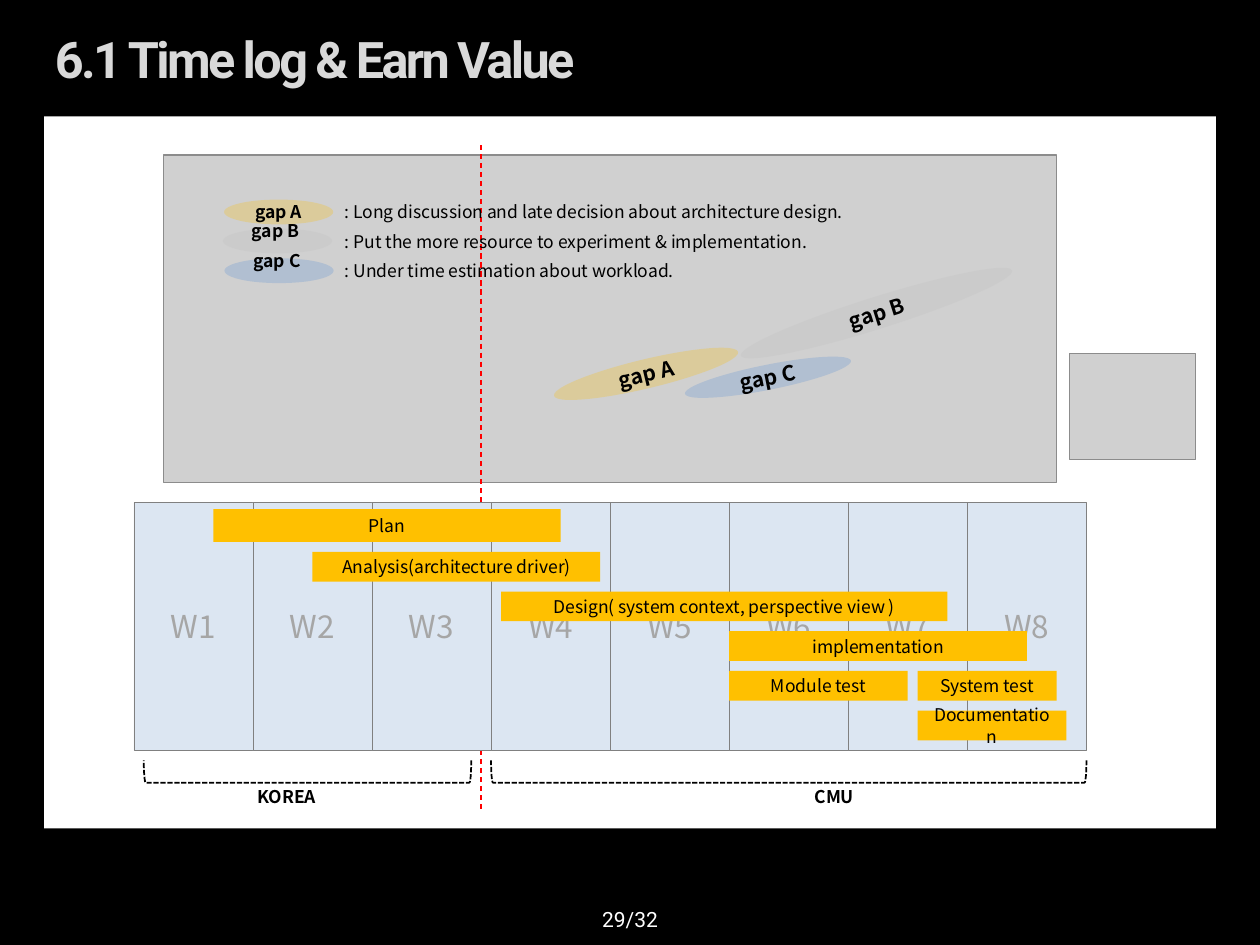
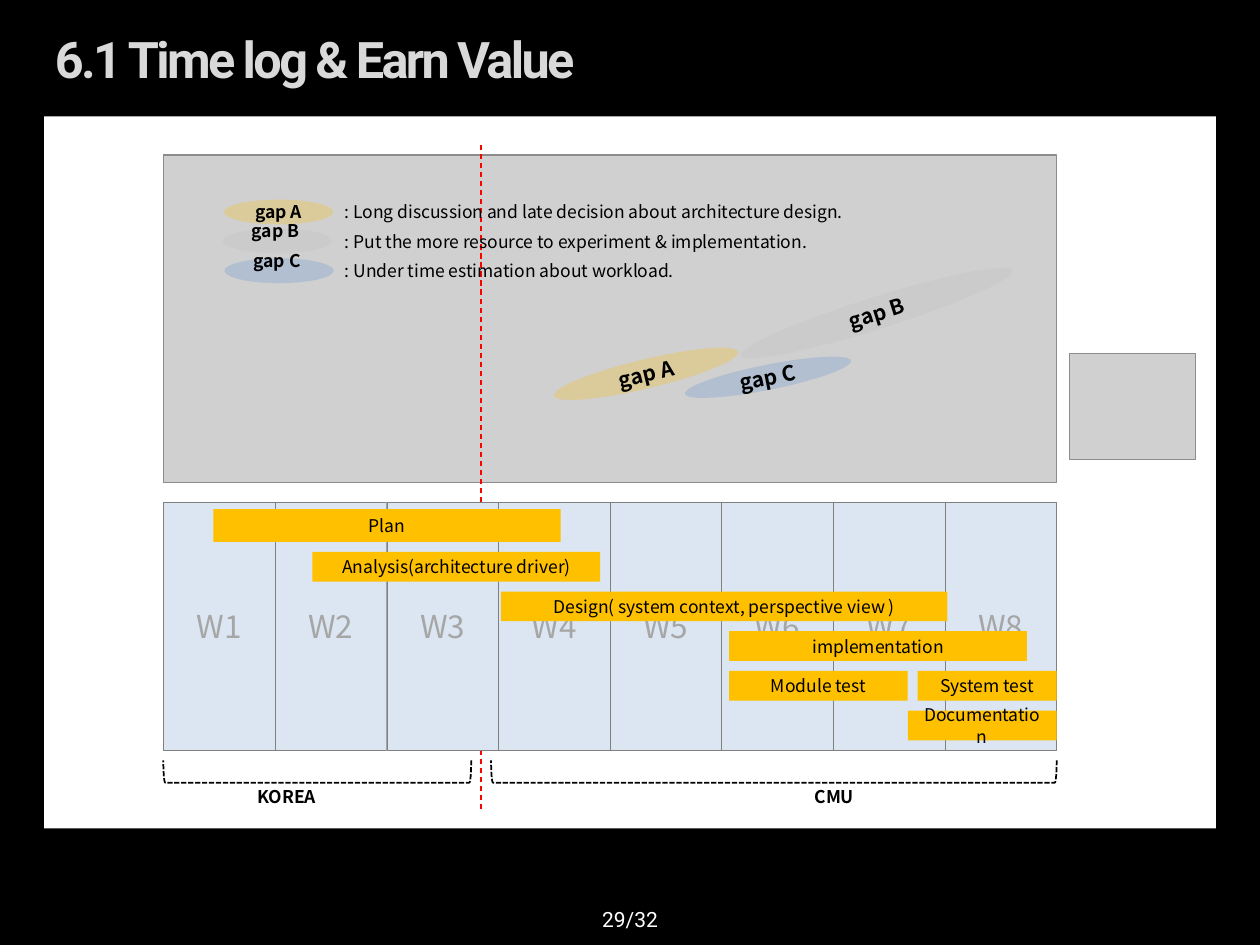
Before and after one commit to youkkwon/smarthome, a slide deck: slide 29 of doc/Docs/IoT System Final Presentation_0624.pptx. Drawn at 1260x945 pixels with LibreOffice and Linux fonts; fonts in the diff are those of the drawing; grey boxes stand for pictures; background and template pictures are left out. Boxes give left, top, right and bottom in pixels: in the first picture for what was removed or moved away, otherwise in the second. Text is boxed around its words. In the diff, an @@ line names an element or a change of style, - is before the commit and + after.

Commit message:
final PPT : earn value 수정

```diff
--- a/doc/Docs/IoT System Final Presentation_0624.pptx
+++ b/doc/Docs/IoT System Final Presentation_0624.pptx
@@ rectangle "W1": place and size @@
-rectangle "W1" at (134, 503, 252, 751)
+rectangle "W1" at (164, 503, 276, 751)
@@ rectangle "W2": place and size @@
-rectangle "W2" at (253, 503, 372, 751)
+rectangle "W2" at (275, 503, 387, 751)
@@ rectangle "W3": place and size @@
-rectangle "W3" at (372, 503, 490, 751)
+rectangle "W3" at (387, 503, 499, 751)
@@ rectangle "W4": place and size @@
-rectangle "W4" at (491, 503, 610, 751)
+rectangle "W4" at (499, 503, 611, 751)
@@ rectangle "W5": place and size @@
-rectangle "W5" at (610, 503, 728, 751)
+rectangle "W5" at (610, 503, 722, 751)
@@ rectangle "W6": place and size @@
-rectangle "W6" at (730, 503, 848, 751)
+rectangle "W6" at (722, 503, 834, 751)
@@ rectangle "W7": place and size @@
-rectangle "W7" at (848, 503, 966, 751)
+rectangle "W7" at (833, 503, 945, 751)
@@ rectangle "W8": place and size @@
-rectangle "W8" at (968, 503, 1086, 751)
+rectangle "W8" at (945, 503, 1057, 751)
@@ rectangle "Documentation": place and size @@
-rectangle "Documentation" at (917, 711, 1066, 741)
+rectangle "Documentation" at (907, 711, 1056, 741)
@@ left bracket: place and size @@
-left bracket at (144, 760, 471, 782)
+left bracket at (164, 760, 471, 782)
@@ left bracket: place and size @@
-left bracket at (491, 760, 1086, 782)
+left bracket at (491, 760, 1057, 783)
```
